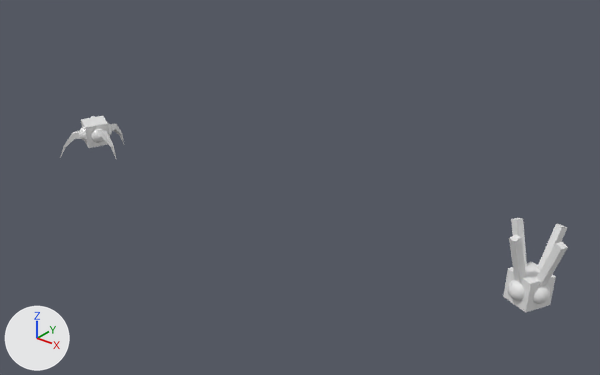
An edit to the Blender file blender-final-project.blend, drawn before and after from the same camera.
Both versions are drawn from a camera (50 mm lens) standing at (51.3, -42.6, 32.0) and looking at (8.9, 10.4, -0.9). The lights are fixed; the arrows at lower left show +X, +Y and +Z.

The first picture shows 'Body', 'Body_Cube.001', 'Leg.002', 'Leg.003'.
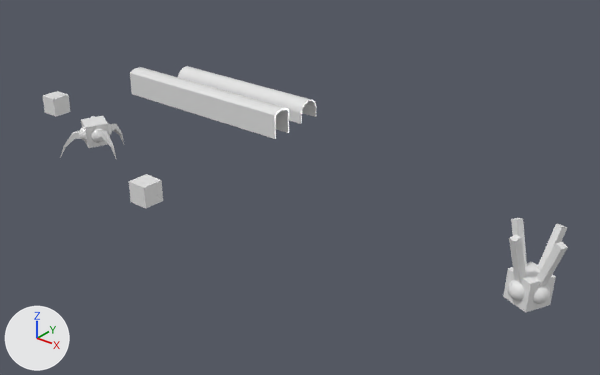
Changed parts and their boxes [x1, y1, x2, y2] in the pictures (600 x 375 px):
'Circle.002', added: after [130, 67, 289, 139]
'Circle', added: after [178, 66, 316, 124]
'Cube.001', added: after [129, 174, 163, 209]
'Cube', added: after [43, 91, 71, 117]

What changed in the scene script:
```text
Add mat_material_001:
    mat_material_001 = principled_material('Material.001')
    mat_material_001.base_color = (0.8, 0.8, 0.8)  # white #e7e7e7
    mat_material_001.roughness = 0.4
Add mat_none_001:
    mat_none_001 = principled_material('None.001')
    mat_none_001.base_color = (0.8, 0.8, 0.8)  # white #e7e7e7
    mat_none_001.roughness = 0.255
    mat_none_001.specular_ior_level = 0.8
Add mat_material:
    mat_material = principled_material('Material')
    mat_material.base_color = (0.8, 0.8, 0.8)  # white #e7e7e7
    mat_material.roughness = 0.4
Add me_cube_002:
    me_cube_002.from_pydata(...)  # a box spanning x -1.0..1.0, y -1.0..1.0, z -1.0..1.0
    me_cube_002.materials.append(mat_material_001)  # white #e7e7e7
Add me_circle_002:
    me_circle_002.from_pydata(...)  # 36 vertices, 34 faces; spans x -22.9..-0.6, y -1.1..1.9, z -3.3..-1.0
    me_circle_002.materials.append(mat_none_001)  # white #e7e7e7
Add me_circle:
    me_circle.from_pydata(...)  # 68 vertices, 66 faces; spans x -18.5..0.0, y -0.3..1.9, z -7.2..-4.5
    me_circle.materials.append(mat_none_001)  # white #e7e7e7
Add me_cube:
    me_cube.from_pydata([(1.02, 1.01, -1.0), (-0.98, 1.01, -1.04), (-1.02, 1.02, 0.96), (0.98, 1.02, 1.0), (0.98, -0.98, 1.01), (-1.02, -0.98, 0.97), (-0.98, -0.99, -1.03), (1.02, -0.99, -0.99)], [], [(0, 1, 2, 3), (4, 3, 2, 5), (5, 2, 1, 6), (6, 7, 4, 5), (7, 0, 3, 4), (6, 1, 0, 7)])
    me_cube.materials.append(mat_material)  # white #e7e7e7
Add ob_cube_001:
    ob_cube_001 = bpy.data.objects.new('Cube.001', me_cube_002)
    ob_cube_001.location = (0.0, 0.01, 0.01)
    ob_cube_001.rotation_euler = (-0.00517, 0.00198, -0.0176)  # degrees (-0.3, 0.1, -1)
Add ob_circle_002:
    ob_circle_002 = bpy.data.objects.new('Circle.002', me_circle_002)
    ob_circle_002.location = (0.0, 17.14, 0.0)
    ob_circle_002.rotation_euler = (1.571, 0.0, 0.0)  # degrees (90, 0, 0)
Add ob_circle:
    ob_circle = bpy.data.objects.new('Circle', me_circle)
    ob_circle.location = (0.0, 17.14, 0.0)
    ob_circle.rotation_euler = (1.571, 0.0, 0.0)  # degrees (90, 0, 0)
Add ob_cube:
    ob_cube = bpy.data.objects.new('Cube', me_cube)
    ob_cube.location = (-24.42, 8.74, 0.0)
    ob_cube.rotation_euler = (1.571, 0.0, 0.0)  # degrees (90, 0, 0)
```
